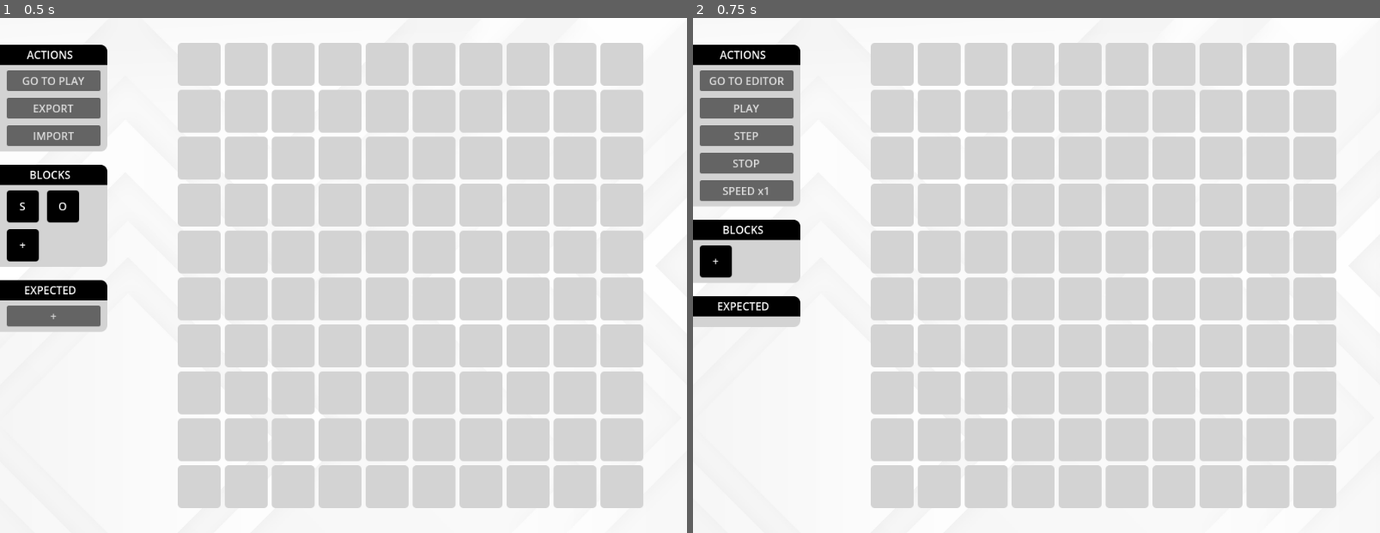
Above: before the commit, frames 1-2 (left to right).
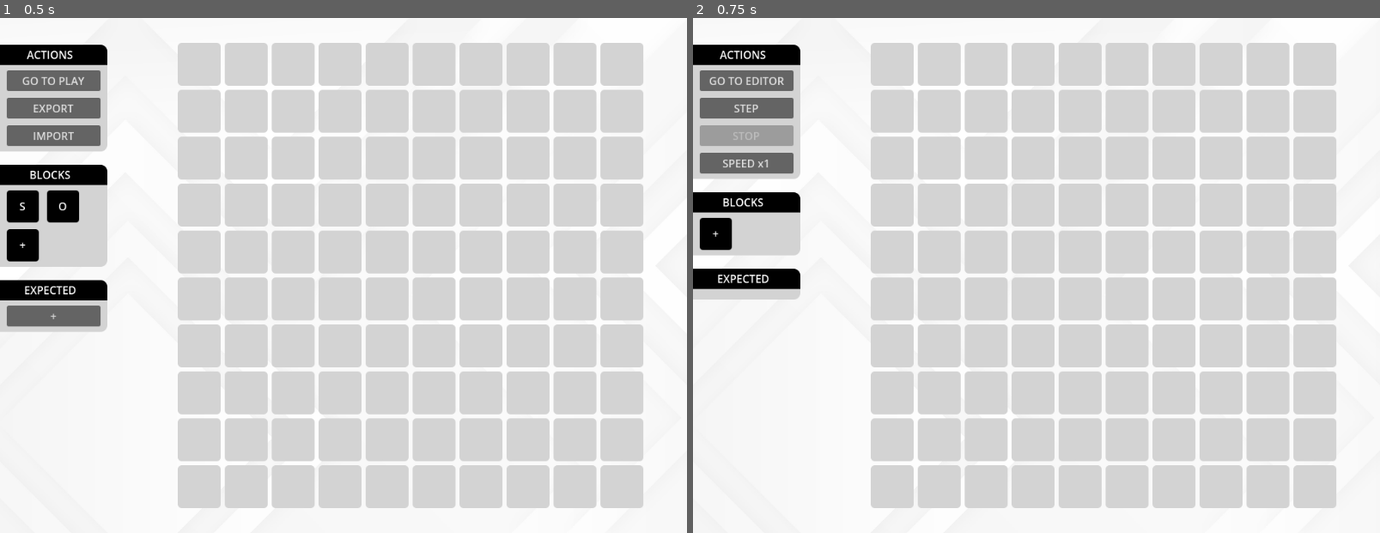
Above: after the commit, the same moments.

Repository: ricoapon/planet-cell
Game: Godot game, scene res://Scenes/Main.tscn
Same seed, same stepped clock (60 frames per second), same inputs: the game is played once before the commit and once after it.
Inputs:
- Up to frame 1 (0.5 s): no input
- Up to frame 2 (0.75 s): click "GO TO PLAY" at 0.5 s

Frame 1 is identical in both runs. In frame 2, 4.5% of the frame differs, in the area x 0-16%, y 16-60%.

Commit message:
Add grid execution to play screen

Diff:
--- a/Scenes/components/grids/GridExecutionView.gd
+++ b/Scenes/components/grids/GridExecutionView.gd
@@ -16,6 +16,9 @@
 func next_step():
 	grid_execution.next_step()
 	queue_redraw()
+
+func has_next_step() -> bool:
+	return grid_execution.has_next_step()
 
 func _draw():
 	for powered_edge in grid_execution.next_powered_edges:
--- a/Scenes/screens/PlayGridScreen.gd
+++ b/Scenes/screens/PlayGridScreen.gd
@@ -1,15 +1,31 @@
 class_name PlayGridScreen
 extends Control
 
+@onready var GridExecutionViewScene = preload("res://scenes/components/grids/GridExecutionView.tscn")
+@onready var StopButton = $VBoxContainer/ActionsSidePanel/VBoxContainer/MarginContainer/VBoxContainer/StopButton
+
 var grid: Grid
+var grid_execution_view: GridExecutionView
 
 func init(_grid: Grid):
 	grid = _grid
 	var ordered_output_view = $VBoxContainer/ExpectedSidePanel/VBoxContainer/MarginContainer/VBoxContainer/OrderedOutputView
 	ordered_output_view.init(null, grid.expected_output)
-	$GridView.init(grid)
+	$Grids/GridView.init(grid)
 
 signal go_to_editor(grid: Grid)
 
 func _on_editor_button_pressed() -> void:
 	go_to_editor.emit(grid)
+
+func _on_step_button_pressed() -> void:
+	if grid_execution_view == null:
+		grid_execution_view = GridExecutionViewScene.instantiate()
+		grid_execution_view.init($Grids/GridView)
+		$Grids.add_child(grid_execution_view)
+		StopButton.disabled = false
+
+	grid_execution_view.next_step()
+	if not grid_execution_view.has_next_step():
+		grid_execution_view = null
+		StopButton.disabled = true
--- a/Scenes/screens/PlayGridScreen.tscn
+++ b/Scenes/screens/PlayGridScreen.tscn
@@ -37,18 +37,16 @@
 layout_mode = 2
 text = "GO TO EDITOR"
 
-[node name="PlayButton" parent="VBoxContainer/ActionsSidePanel/VBoxContainer/MarginContainer/VBoxContainer" index="1" instance=ExtResource("4_mgtm6")]
-layout_mode = 2
-
-[node name="StepButton" parent="VBoxContainer/ActionsSidePanel/VBoxContainer/MarginContainer/VBoxContainer" index="2" instance=ExtResource("4_mgtm6")]
+[node name="StepButton" parent="VBoxContainer/ActionsSidePanel/VBoxContainer/MarginContainer/VBoxContainer" index="1" instance=ExtResource("4_mgtm6")]
 layout_mode = 2
 text = "STEP"
 
-[node name="StopButton" parent="VBoxContainer/ActionsSidePanel/VBoxContainer/MarginContainer/VBoxContainer" index="3" instance=ExtResource("4_mgtm6")]
+[node name="StopButton" parent="VBoxContainer/ActionsSidePanel/VBoxContainer/MarginContainer/VBoxContainer" index="2" instance=ExtResource("4_mgtm6")]
 layout_mode = 2
+disabled = true
 text = "STOP"
 
-[node name="SpeedButton" parent="VBoxContainer/ActionsSidePanel/VBoxContainer/MarginContainer/VBoxContainer" index="4" instance=ExtResource("4_mgtm6")]
+[node name="SpeedButton" parent="VBoxContainer/ActionsSidePanel/VBoxContainer/MarginContainer/VBoxContainer" index="3" instance=ExtResource("4_mgtm6")]
 layout_mode = 2
 text = "SPEED x1"
 
@@ -76,13 +74,19 @@
 [node name="OrderedOutputView" parent="VBoxContainer/ExpectedSidePanel/VBoxContainer/MarginContainer/VBoxContainer" index="0" instance=ExtResource("6_uhxw8")]
 layout_mode = 2
 
-[node name="GridView" parent="." instance=ExtResource("7_iw852")]
+[node name="Grids" type="Control" parent="."]
+anchors_preset = 0
+offset_right = 40.0
+offset_bottom = 40.0
+
+[node name="GridView" parent="Grids" instance=ExtResource("7_iw852")]
 offset_left = 265.0
 offset_top = 37.0
 offset_right = 983.0
 offset_bottom = 737.0
 
 [connection signal="pressed" from="VBoxContainer/ActionsSidePanel/VBoxContainer/MarginContainer/VBoxContainer/EditorButton" to="." method="_on_editor_button_pressed"]
+[connection signal="pressed" from="VBoxContainer/ActionsSidePanel/VBoxContainer/MarginContainer/VBoxContainer/StepButton" to="." method="_on_step_button_pressed"]
 
 [editable path="VBoxContainer/ActionsSidePanel"]
 [editable path="VBoxContainer/BlocksSidePanel"]
